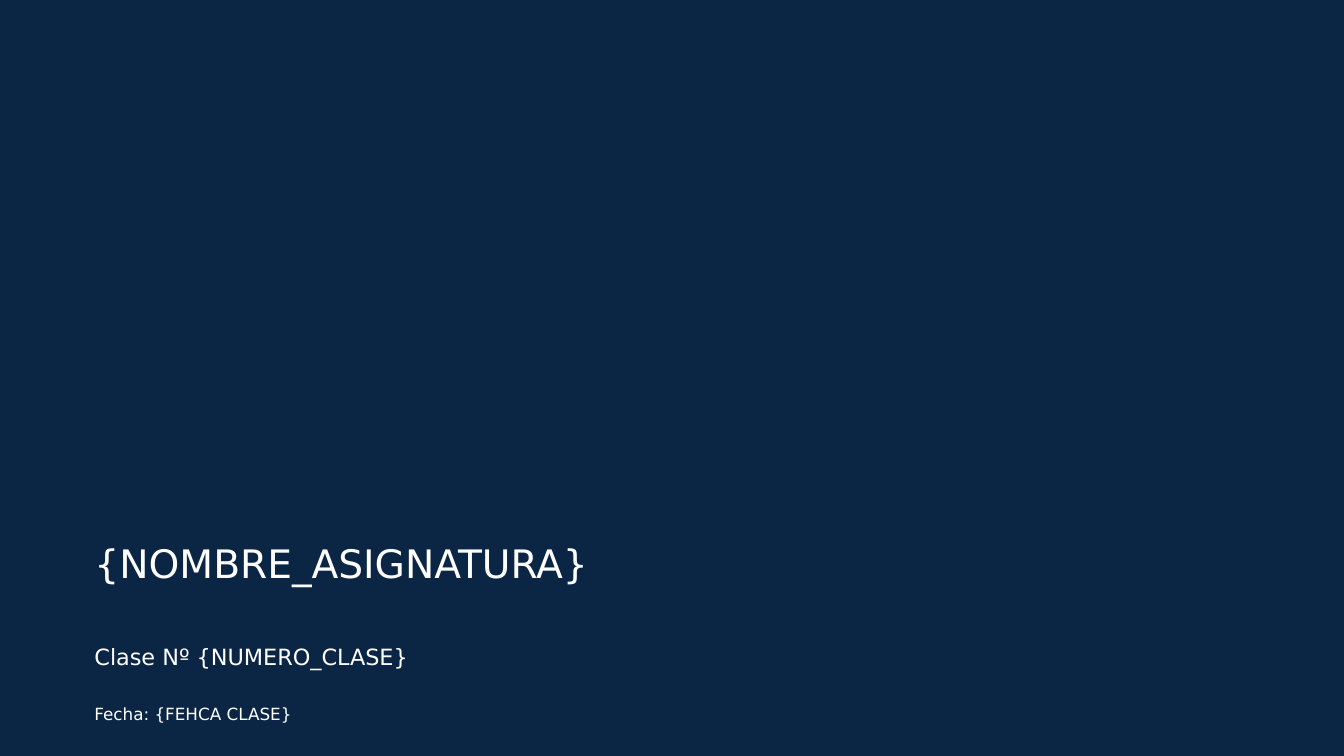
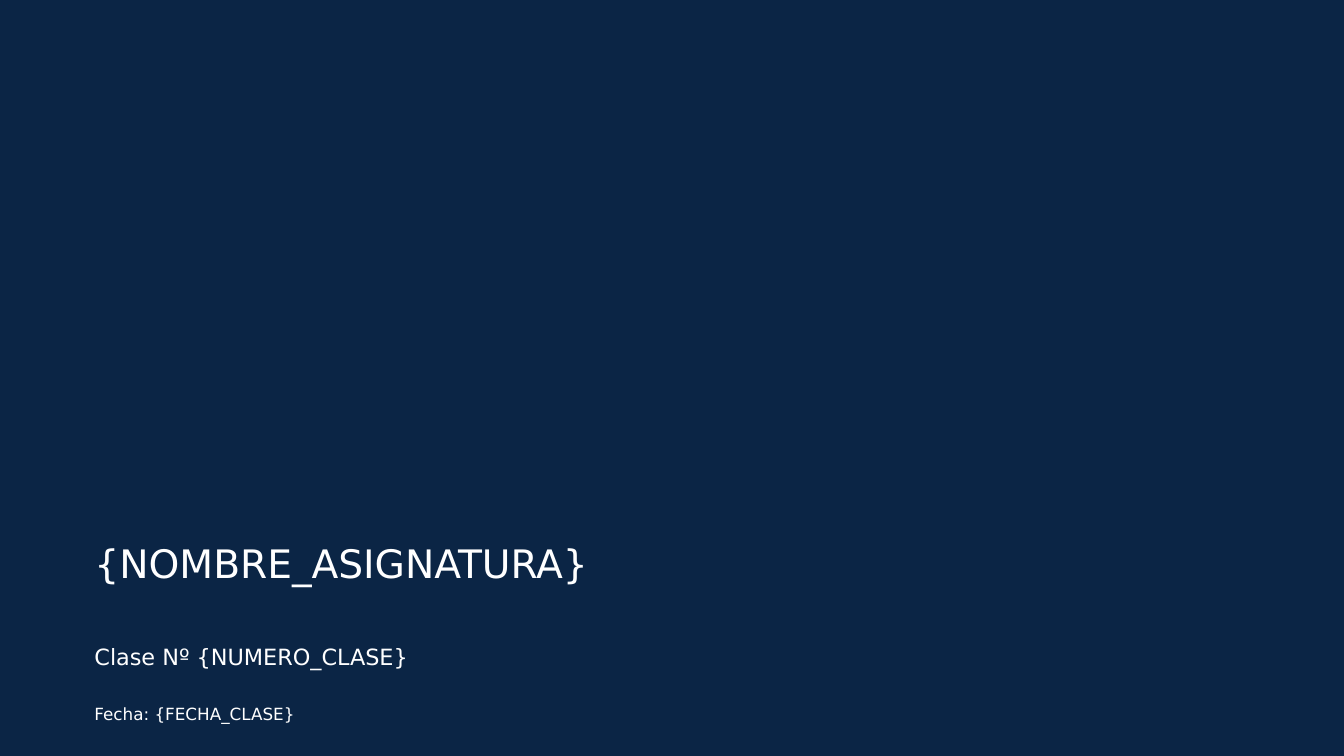
Before and after one commit to andystefano/semestra, a slide deck: slide 1 of resources/plantillas/Clase_Clase.pptx. Drawn at 1344x756 pixels with LibreOffice and Linux fonts; fonts in the diff are those of the drawing; background and template pictures are left out. Boxes give left, top, right and bottom in pixels: in the first picture for what was removed or moved away, otherwise in the second. Text is boxed around its words. In the diff, an @@ line names an element or a change of style, - is before the commit and + after.

```diff
--- a/resources/plantillas/Clase_Clase.pptx
+++ b/resources/plantillas/Clase_Clase.pptx
@@ text at box(94, 707, 295, 724): text changed @@
-Fecha: {FEHCA CLASE}
+Fecha: {FECHA_CLASE}
```
Also in this commit, not shown: 73 slides added, 1 slide removed, 9 other files.
